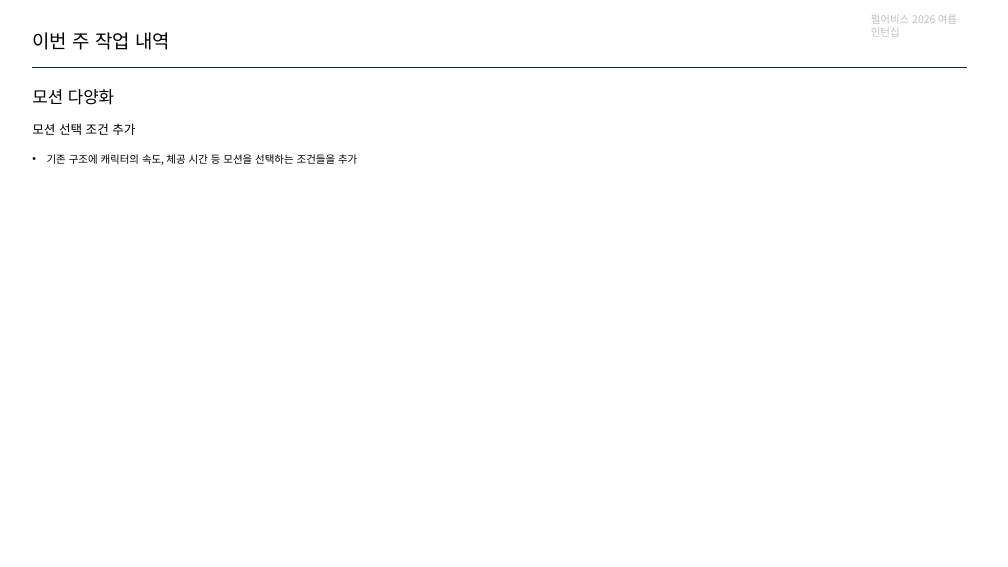
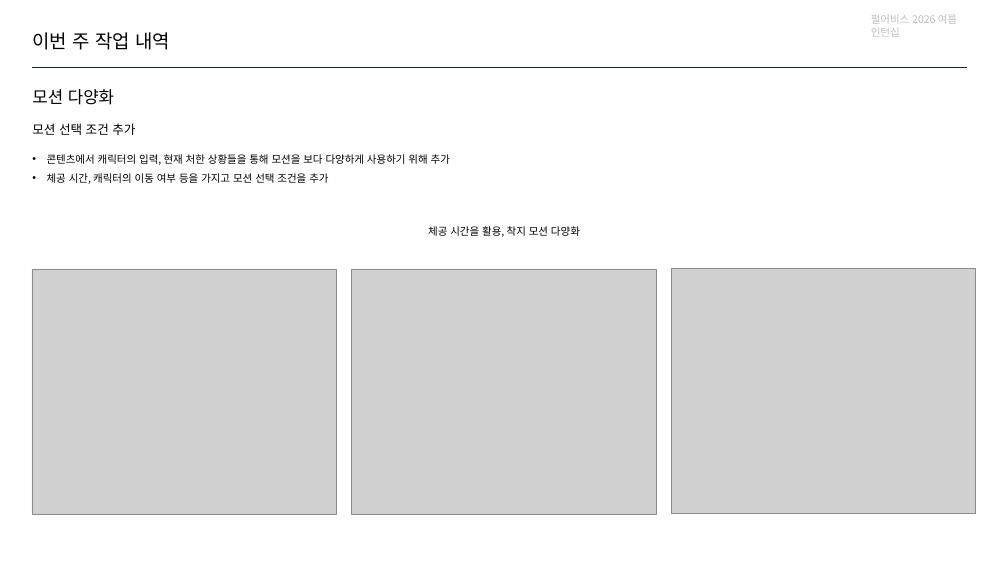
Before and after one commit to jhk0701/PA26-Character-Animation-Parkour, a slide deck: slide 5 of PPT/week8.pptx (slide 4 before the commit). Drawn at 1008x567 pixels with LibreOffice and Linux fonts; fonts in the diff are those of the drawing; grey boxes stand for pictures. Boxes give left, top, right and bottom in pixels: in the first picture for what was removed or moved away, otherwise in the second. Text is boxed around its words. In the diff, an @@ line names an element or a change of style, - is before the commit and + after.

Commit message:
Update: 액션 추가

```diff
--- a/PPT/week8.pptx
+++ b/PPT/week8.pptx
@@ text at [47, 154, 450, 184]: text changed @@
-• 기존 구조에 캐릭터의 속도, 체공 시간 등 모션을 선택하는 조건들을 추가
+• 콘텐츠에서 캐릭터의 입력, 현재 처한 상황들을 통해 모션을 보다 다양하게 사용하기 위해 추가
+• 체공 시간, 캐릭터의 이동 여부 등을 가지고 모션 선택 조건을 추가
@@ text added at [428, 226, 580, 237], 10 pt, text #000000 @@
+체공 시간을 활용, 착지 모션 다양화
@@ picture added at [32, 269, 337, 514] @@
@@ picture added at [352, 269, 656, 514] @@
@@ picture added at [671, 268, 976, 513] @@
```
Also in this commit, not shown: 3 other slides changed, 3 slides added, 17 other files.
